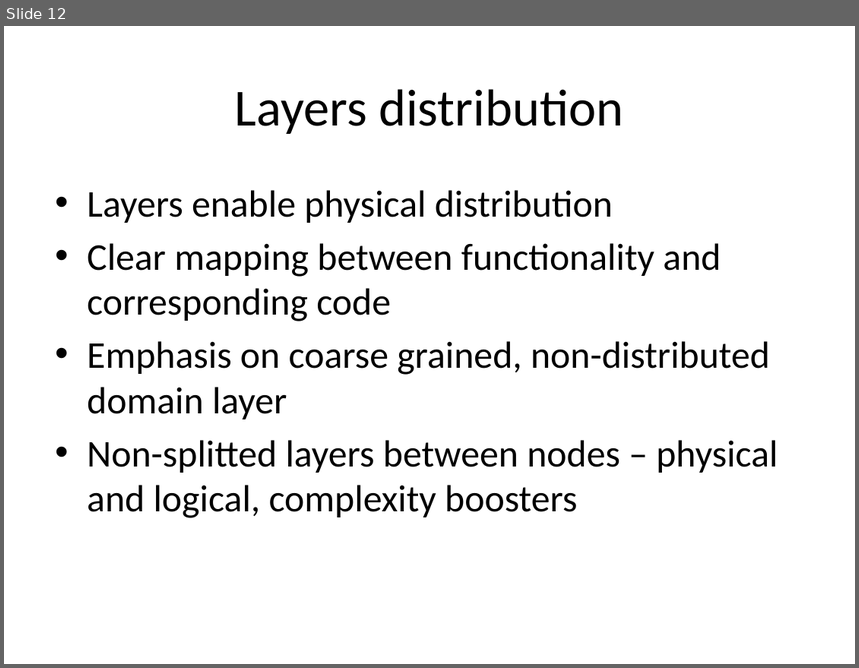
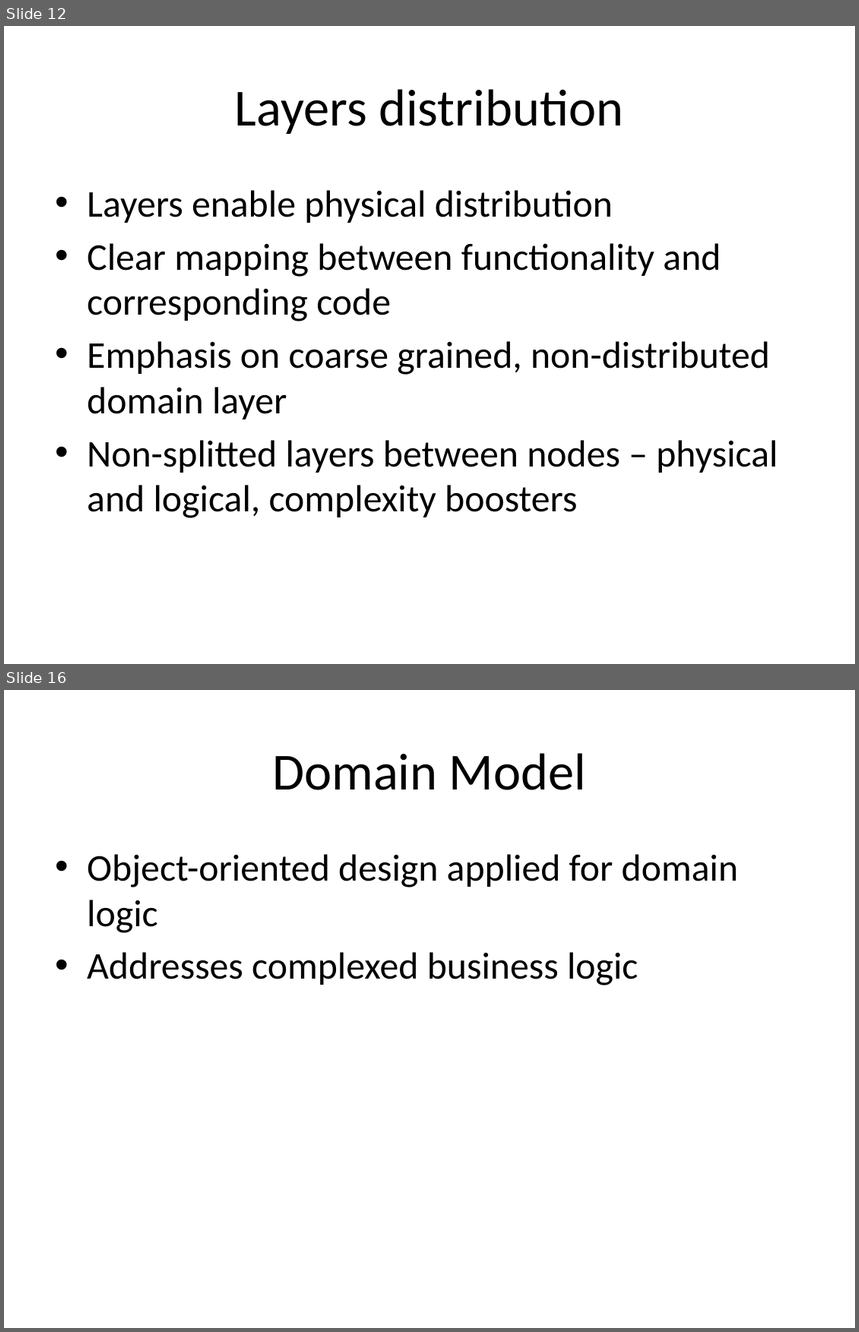
Before and after one commit to piotrcierpich/IntroToArchitecture, a slide deck: IntroToArchitecture.pptx. Shown one above the other, each under a label of ours: slide 12 before the commit, slides 12 and 16 after it; the slides between them are not shown. The pictures are 859x668 and 859x1332 pixels, drawn with LibreOffice and Linux fonts; fonts in the diff are those of the drawing. Boxes give left, top, right and bottom in pixels: in the first picture for what was removed or moved away, otherwise in the second. Text is boxed around its words. In the diff, an @@ line names an element or a change of style, - is before the commit and + after.

Commit message:
added domain logic part

```diff
--- a/IntroToArchitecture.pptx
+++ b/IntroToArchitecture.pptx
@@ slide 16 added at bbox=[4, 690, 855, 1328], background #FFFFFF @@
@@ title added at bbox=[272, 753, 586, 790], 44 pt, text #000000 @@
+Domain Model
@@ text added at bbox=[87, 854, 739, 986], 32 pt, text #000000 @@
+• Object-oriented design applied for domain logic
+• Addresses complexed business logic
```
Also in this commit, not shown: 4 other slides added, 1 other file.
